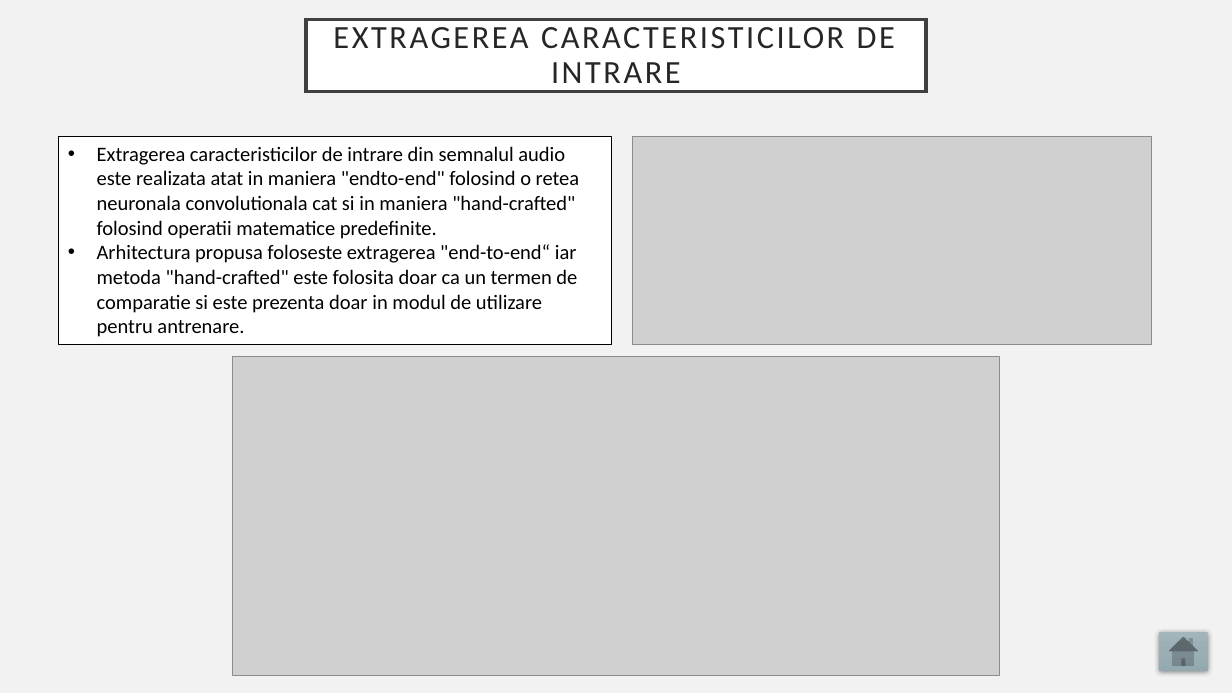
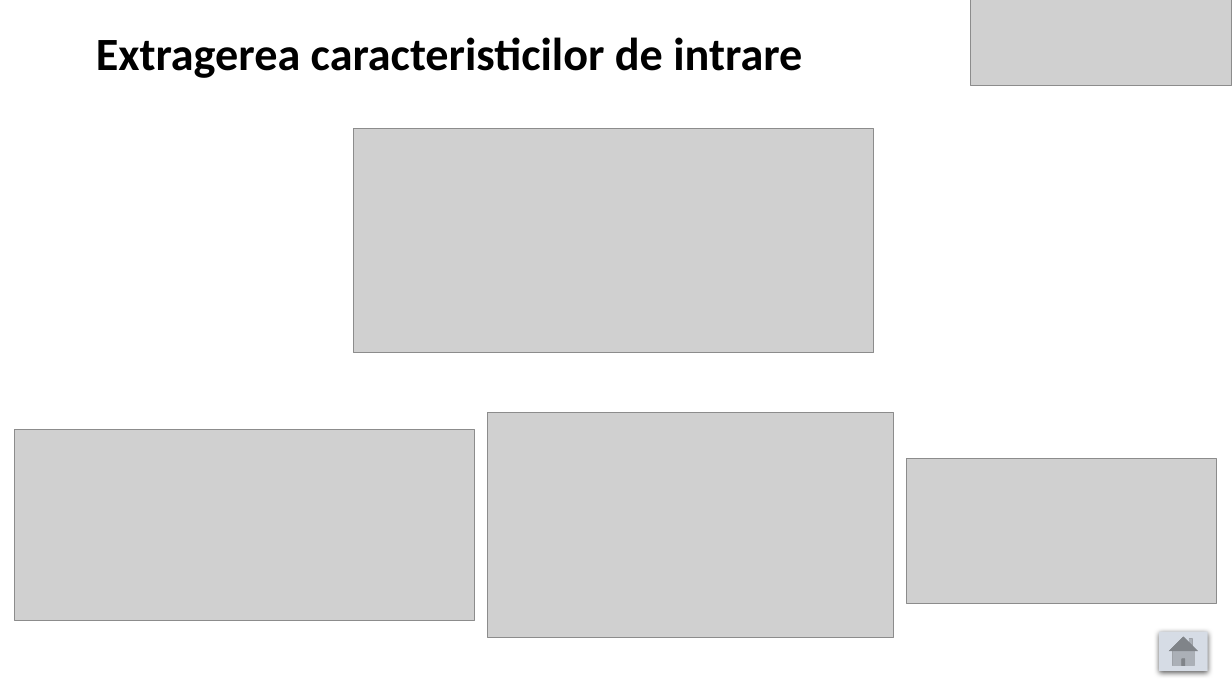
Before and after one commit to raulsteleac/Speech_Emotion_Recognition, a slide deck: slide 9 of LucrareLicenta/PrezentareLucrare.pptx (slide 8 before the commit). Drawn at 1232x693 pixels with LibreOffice and Linux fonts; fonts in the diff are those of the drawing; grey boxes stand for pictures; background and template pictures are left out. Boxes give left, top, right and bottom in pixels: in the first picture for what was removed or moved away, otherwise in the second. Text is boxed around its words. In the diff, an @@ line names an element or a change of style, - is before the commit and + after.

```diff
--- a/LucrareLicenta/PrezentareLucrare.pptx
+++ b/LucrareLicenta/PrezentareLucrare.pptx
@@ background #F2F2F2 to #FFFFFF @@
@@ title "Extragerea caracteristicilor de intrare": place and size @@
-title "Extragerea caracteristicilor de intrare" at box(306, 19, 926, 91)
+title "Extragerea caracteristicilor de intrare" at box(96, 37, 802, 78)
@@ title "Extragerea caracteristicilor de intrare" at box(96, 37, 802, 78): fill #FFFFFF to none; outline #404040 2.5 pt to none @@
@@ picture added at box(970, 0, 1232, 86) @@
@@ title at box(96, 37, 802, 78): text changed; size 25.2 to 36 pt; text colour #262626 to #000000; bold on @@
-EXTRAGEREA CARACTERISTICILOR DE INTRARE
+Extragerea caracteristicilor de intrare
@@ rectangle removed at box(59, 137, 613, 346) @@
-• Extragerea caracteristicilor de intrare din semnalul audio este realizata atat in maniera "endto-end" folosind o retea neuronala convolutionala cat si in maniera "hand-crafted" folosind operatii matematice predefinite.
-• Arhitectura propusa foloseste extragerea "end-to-end“ iar metoda "hand-crafted" este folosita doar ca un termen de comparatie si este prezenta doar in modul de utilizare pentru antrenare.
@@ picture added at box(353, 128, 874, 353) @@
@@ picture: place and size @@
-picture at box(232, 357, 999, 676)
+picture at box(488, 412, 894, 638)
@@ picture: place and size @@
-picture at box(632, 137, 1152, 345)
+picture at box(15, 430, 475, 621)
@@ picture added at box(907, 458, 1216, 604) @@
@@ action button home at box(1160, 632, 1208, 671): fill gradient #A3B5BB to #9BAFB5 to #93A9AF to #D6DCE5; shadow changed @@
```
Also in this commit, not shown: 5 other slides changed, 10 slides added, 6 slides removed, 1 other file.
